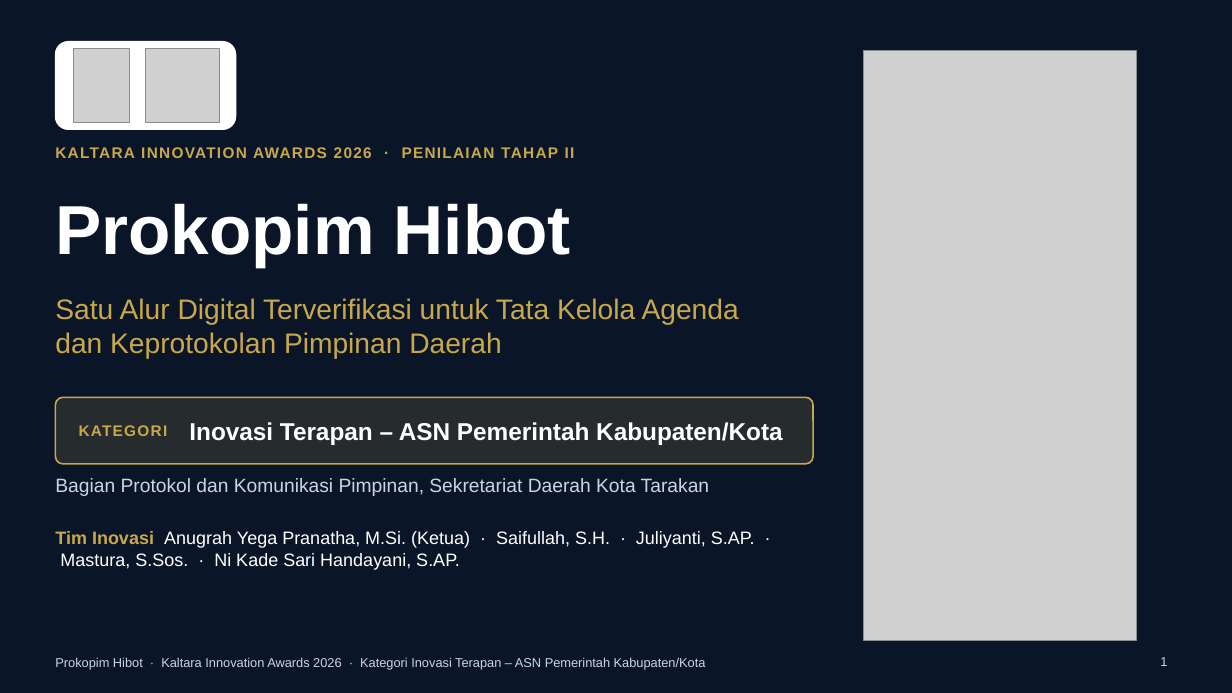
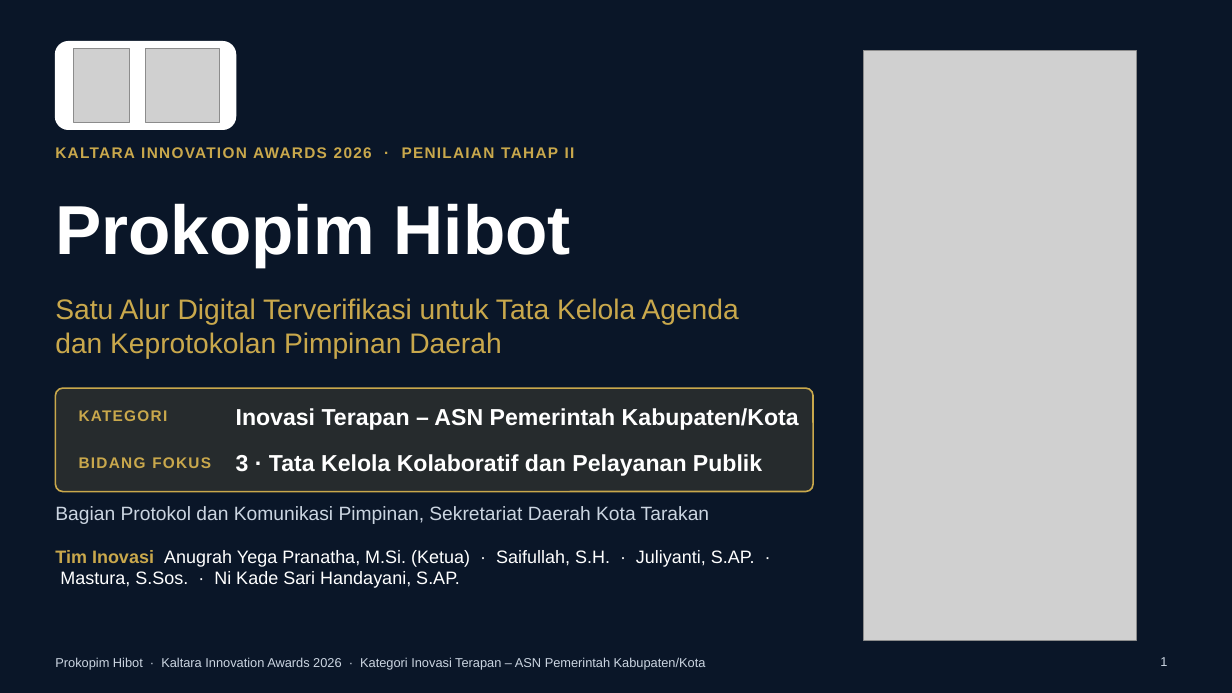
Before and after one commit to ega394/joyful-visuals, a slide deck: slide 1 of docs/lomba/kaltara/Paparan-Prokopim-Hibot-Kaltara-2026.pptx. Drawn at 1232x693 pixels with LibreOffice and Linux fonts; fonts in the diff are those of the drawing; grey boxes stand for pictures. Boxes give left, top, right and bottom in pixels: in the first picture for what was removed or moved away, otherwise in the second. Text is boxed around its words. In the diff, an @@ line names an element or a change of style, - is before the commit and + after.

```diff
--- a/docs/lomba/kaltara/Paparan-Prokopim-Hibot-Kaltara-2026.pptx
+++ b/docs/lomba/kaltara/Paparan-Prokopim-Hibot-Kaltara-2026.pptx
@@ rounded rectangle: place and size @@
-rounded rectangle at <box>55,397,813,464</box>
+rounded rectangle at <box>55,388,813,492</box>
@@ rounded rectangle at <box>55,388,813,492</box>: proportions changed @@
@@ text "KATEGORI": place and size @@
-text "KATEGORI" at <box>79,425,168,436</box>
+text "KATEGORI" at <box>79,410,168,421</box>
@@ text "Inovasi Terapan – ASN Pemerintah ...": place and size @@
-text "Inovasi Terapan – ASN Pemerintah ..." at <box>189,422,783,445</box>
+text "Inovasi Terapan – ASN Pemerintah ..." at <box>236,408,799,430</box>
@@ text "Inovasi Terapan – ASN Pemerintah ..." at <box>236,408,799,430</box>: size 19 to 18 pt @@
@@ text added at <box>79,457,211,468</box>, 12 pt, text #C9A84C, bold @@
+BIDANG FOKUS
@@ text added at <box>236,454,762,476</box>, 18 pt, text #FFFFFF, bold @@
+3 · Tata Kelola Kolaboratif dan Pelayanan Publik
@@ text "Bagian Protokol dan Komunikasi Pimpinan, ...": place and size @@
-text "Bagian Protokol dan Komunikasi Pimpinan, ..." at <box>55,478,709,496</box>
+text "Bagian Protokol dan Komunikasi Pimpinan, ..." at <box>55,506,709,524</box>
@@ text "Tim Inovasi Anugrah Yega Pranatha, ...": place and size @@
-text "Tim Inovasi Anugrah Yega Pranatha, ..." at <box>55,531,755,570</box>
+text "Tim Inovasi Anugrah Yega Pranatha, ..." at <box>55,550,755,588</box>
```
Also in this commit, not shown: 1 other slide changed, 6 other files.
